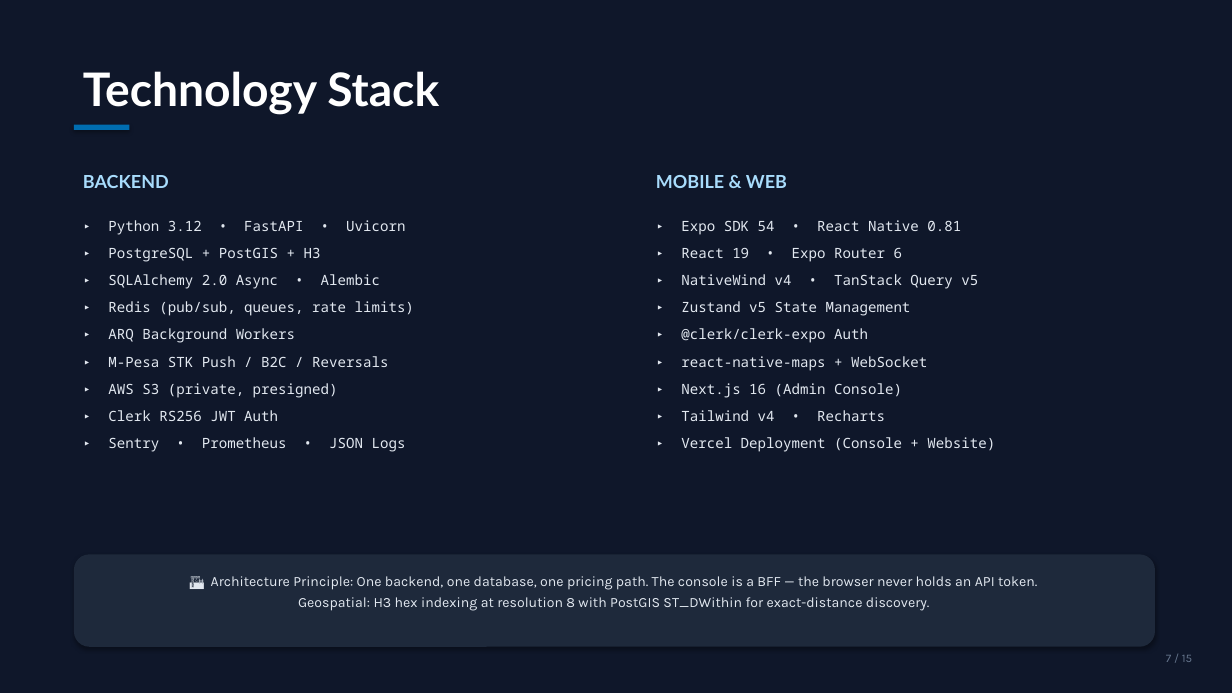
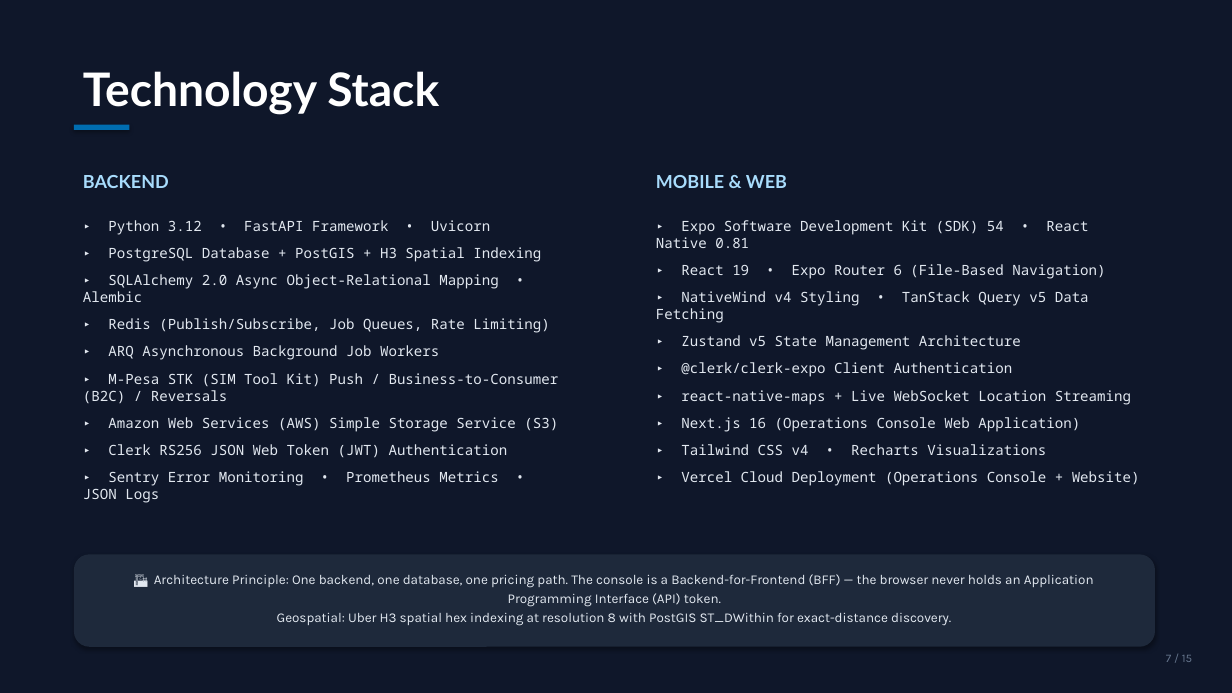
Before and after one commit to WinterJackson/drop-water-delivery-app, a slide deck: slide 7 of Drop_Pitch_Deck.pptx. Drawn at 1232x693 pixels with LibreOffice and Linux fonts; fonts in the diff are those of the drawing. Boxes give left, top, right and bottom in pixels: in the first picture for what was removed or moved away, otherwise in the second. Text is boxed around its words. In the diff, an @@ line names an element or a change of style, - is before the commit and + after.

```diff
--- a/Drop_Pitch_Deck.pptx
+++ b/Drop_Pitch_Deck.pptx
@@ text at [83,220,559,486]: text changed @@
-▸ Python 3.12 • FastAPI • Uvicorn
-▸ PostgreSQL + PostGIS + H3
-▸ SQLAlchemy 2.0 Async • Alembic
-▸ Redis (pub/sub, queues, rate limits)
-▸ ARQ Background Workers
-▸ M-Pesa STK Push / B2C / Reversals
-▸ AWS S3 (private, presigned)
-▸ Clerk RS256 JWT Auth
-▸ Sentry • Prometheus • JSON Logs
+▸ Python 3.12 • FastAPI Framework • Uvicorn
+▸ PostgreSQL Database + PostGIS + H3 Spatial Indexing
+▸ SQLAlchemy 2.0 Async Object-Relational Mapping • Alembic
+▸ Redis (Publish/Subscribe, Job Queues, Rate Limiting)
+▸ ARQ Asynchronous Background Job Workers
+▸ M-Pesa STK (SIM Tool Kit) Push / Business-to-Consumer (B2C) / Reversals
+▸ Amazon Web Services (AWS) Simple Storage Service (S3)
+▸ Clerk RS256 JSON Web Token (JWT) Authentication
+▸ Sentry Error Monitoring • Prometheus Metrics • JSON Logs
@@ text at [656,220,1140,486]: text changed @@
-▸ Expo SDK 54 • React Native 0.81
-▸ React 19 • Expo Router 6
-▸ NativeWind v4 • TanStack Query v5
-▸ Zustand v5 State Management
-▸ @clerk/clerk-expo Auth
-▸ react-native-maps + WebSocket
-▸ Next.js 16 (Admin Console)
-▸ Tailwind v4 • Recharts
-▸ Vercel Deployment (Console + Website)
+▸ Expo Software Development Kit (SDK) 54 • React Native 0.81
+▸ React 19 • Expo Router 6 (File-Based Navigation)
+▸ NativeWind v4 Styling • TanStack Query v5 Data Fetching
+▸ Zustand v5 State Management Architecture
+▸ @clerk/clerk-expo Client Authentication
+▸ react-native-maps + Live WebSocket Location Streaming
+▸ Next.js 16 (Operations Console Web Application)
+▸ Tailwind CSS v4 • Recharts Visualizations
+▸ Vercel Cloud Deployment (Operations Console + Website)
@@ text at [154,574,1094,626]: text changed; size 11 to 10.5 pt @@
-🏗️ Architecture Principle: One backend, one database, one pricing path. The console is a BFF — the browser never holds an API token.
-Geospatial: H3 hex indexing at resolution 8 with PostGIS ST_DWithin for exact-distance discovery.
+🏗️ Architecture Principle: One backend, one database, one pricing path. The console is a Backend-for-Frontend (BFF) — the browser never holds an Application Programming Interface (API) token.
+Geospatial: Uber H3 spatial hex indexing at resolution 8 with PostGIS ST_DWithin for exact-distance discovery.
```
Also in this commit, not shown: 11 other slides changed.
